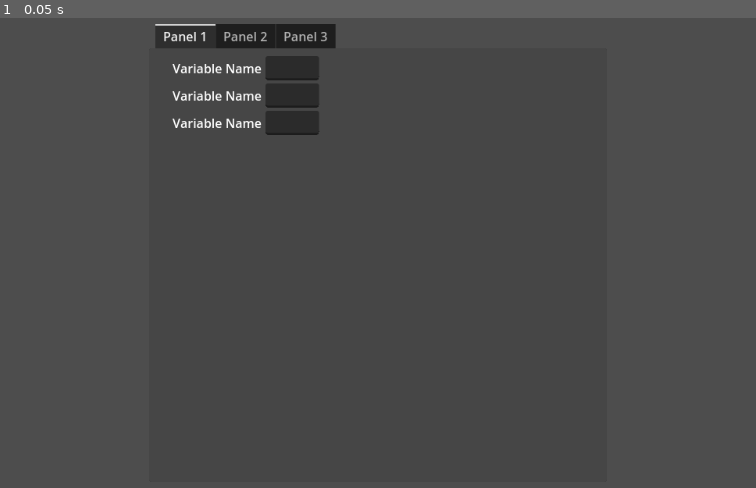
Above: before the commit, frame 1.
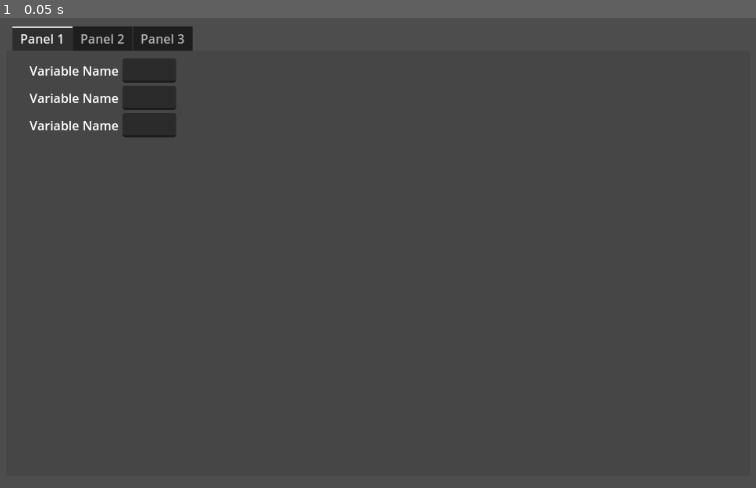
Above: after the commit, the same moment.

Repository: MagicalMegaDev/Magical-Persona-Repo
Game: Godot game, scene res://Assets/Scenes/UI/Debug/debug_menu.tscn
The game is run twice, just before and just after one commit, with the same random seed, the same clock (stepped at 60 frames per second) and the same inputs. This scene is started directly instead of the project's main scene.
Inputs:
- Up to frame 1 (0.05 s): no input

The runs differ from the first frame. In frame 1, 4.9% of the frame differs, in the area x 1-45%, y 1-26%.

Commit message:
Debug Starting Setup

Diff:
--- a/Assets/Scenes/UI/Debug/DebugVariable.tscn
+++ b/Assets/Scenes/UI/Debug/DebugVariable.tscn
@@ -1,6 +1,6 @@
 [gd_scene load_steps=2 format=3 uid="uid://lfeoshlnqov7"]
 
-[ext_resource type="Script" uid="uid://d28qy01eps6dm" path="res://Assets/Scenes/UI/Debug/DebugVariable.gd" id="1_2jwwq"]
+[ext_resource type="Script" uid="uid://d28qy01eps6dm" path="res://Assets/Scripts/UI/Debug/DebugVariable.gd" id="1_2jwwq"]
 
 [node name="DebugVariable" type="HBoxContainer"]
 script = ExtResource("1_2jwwq")
--- a/Assets/Scenes/UI/Debug/debug_menu.tscn
+++ b/Assets/Scenes/UI/Debug/debug_menu.tscn
@@ -1,5 +1,6 @@
-[gd_scene load_steps=3 format=3 uid="uid://b8k74dahv2gc4"]
+[gd_scene load_steps=4 format=3 uid="uid://b8k74dahv2gc4"]
 
+[ext_resource type="Script" uid="uid://3hpjktijmboh" path="res://Assets/Scripts/Globals/DebugMenu.gd" id="1_oha1c"]
 [ext_resource type="PackedScene" uid="uid://lfeoshlnqov7" path="res://Assets/Scenes/UI/Debug/DebugVariable.tscn" id="1_uf6i0"]
 
 [sub_resource type="StyleBoxFlat" id="StyleBoxFlat_oha1c"]
@@ -21,14 +22,7 @@
 anchor_bottom = 1.0
 grow_horizontal = 2
 grow_vertical = 2
-
-[node name="CenterContainer" type="CenterContainer" parent="."]
-layout_mode = 1
-anchors_preset = 15
-anchor_right = 1.0
-anchor_bottom = 1.0
-grow_horizontal = 2
-grow_vertical = 2
+script = ExtResource("1_oha1c")
 
 [node name="TabContainer" type="TabContainer" parent="."]
 layout_mode = 1
@@ -37,10 +31,10 @@
 anchor_top = 0.5
 anchor_right = 0.5
 anchor_bottom = 0.5
-offset_left = -293.0
-offset_top = -293.0
-offset_right = 293.0
-offset_bottom = 293.0
+offset_left = -475.643
+offset_top = -290.0
+offset_right = 475.643
+offset_bottom = 285.0
 grow_horizontal = 2
 grow_vertical = 2
 current_tab = 0
--- /dev/null
+++ b/Assets/Scripts/Globals/DebugMenu.gd
@@ -0,0 +1,11 @@
+extends Control
+
+
+# Called when the node enters the scene tree for the first time.
+func _ready():
+	pass # Replace with function body.
+
+
+# Called every frame. 'delta' is the elapsed time since the previous frame.
+func _process(delta):
+	pass
--- a/project.godot
+++ b/project.godot
@@ -22,6 +22,7 @@
 SignalBus="*res://Assets/Scripts/Globals/signal_bus.gd"
 Constants="*res://Assets/Scripts/Globals/constants.gd"
 GameManager="*res://Assets/Scripts/Globals/game_manager.gd"
+DebugMenu="*res://Assets/Scripts/Globals/DebugMenu.gd"
 
 [display]
 
Not shown, added: Assets/Scripts/Globals/DebugMenu.gd.uid
Renamed: Assets/Scenes/UI/Debug/DebugVariable.gd -> Assets/Scripts/UI/Debug/DebugVariable.gd
Renamed: Assets/Scenes/UI/Debug/DebugVariable.gd.uid -> Assets/Scripts/UI/Debug/DebugVariable.gd.uid
